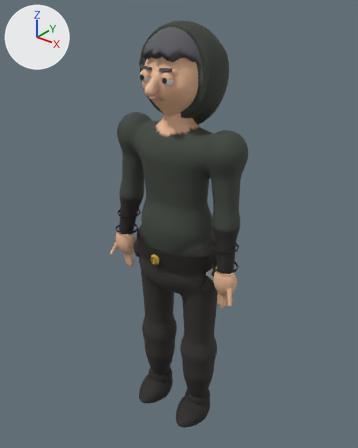
The glTF model gallery/char_rogue.glb, before and after one commit.
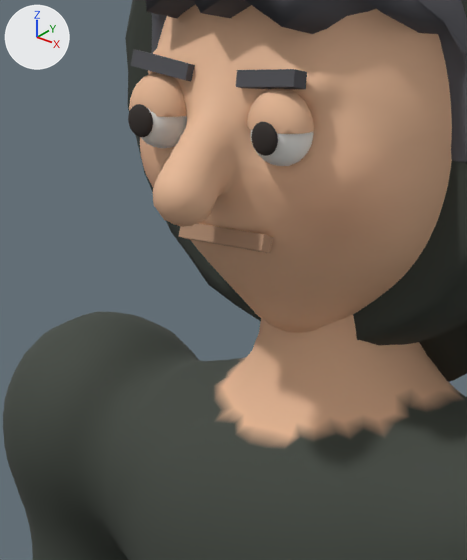
Each version is shown whole from a camera (50 mm lens) standing at (1.144, -1.426, 1.836) and looking at (-0.024, 0.033, 0.931), then close up on the part from 33% to 56% of the width and 12% to 35% of the height. The axes (+X, +Y, +Z) are drawn at upper left. The lights are the same throughout. The first two pictures are the older version. Vertices at exactly the same position are counted once.

The first close-up shows 'character'.
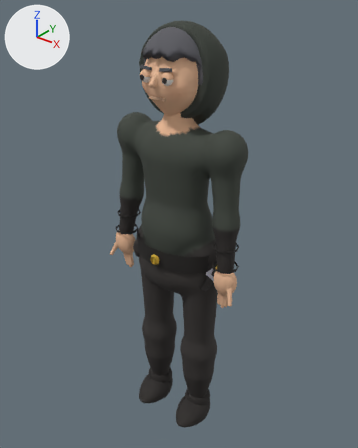
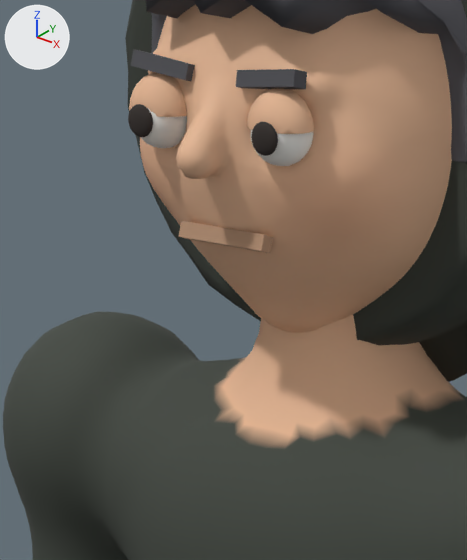
Pixel boxes (x1, y1, x2, y2) of what changed, in the close-ups (467 x 560 px):
part 1 of me_character, cut back: before (153, 72, 255, 227); after (176, 72, 253, 206)
part 2 of me_character, edited (looks the same): (145, 93, 281, 251) in both

Diff of the bpy script that builds the scene:
```diff
--- a/gallery/char_rogue.glb.py
+++ b/gallery/char_rogue.glb.py
@@ me_character @@
 # used by ob_character; location = (0.0, 0.0, 0.0)
-me_character.from_pydata(...)  # 24244 vertices, 48046 faces; spans x -0.32..0.32, y -0.17..0.19, z 0.0..1.72
+me_character.from_pydata(...)  # 23990 vertices, 47542 faces; spans x -0.32..0.32, y -0.16..0.19, z 0.0..1.72
+# me_character part 1: 34 vertices moved within x -0.02..0.02, y -0.15..-0.12, z 1.51..1.57; 281 vertices removed from x -0.02..0.02, y -0.17..-0.12, z 1.49..1.57; 27 vertices added at x -0.02..0.02, y -0.15..-0.12, z 1.51..1.57
+# me_character part 2: 527 kept faces spanning x -0.07..0.07, y -0.14..-0.1, z 1.47..1.56 get new vertex colours
 me_character.materials.append(mat_material_0)
```
